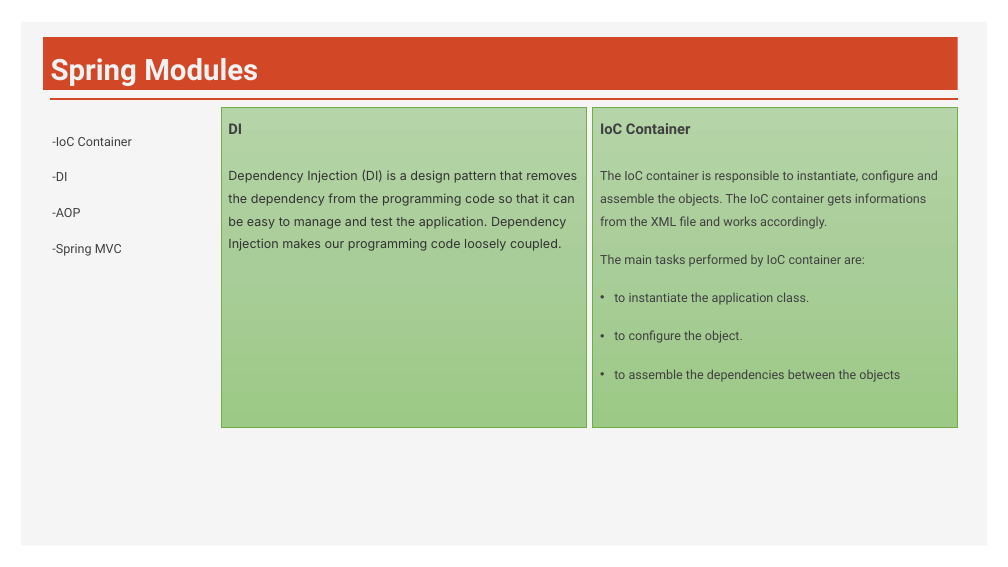
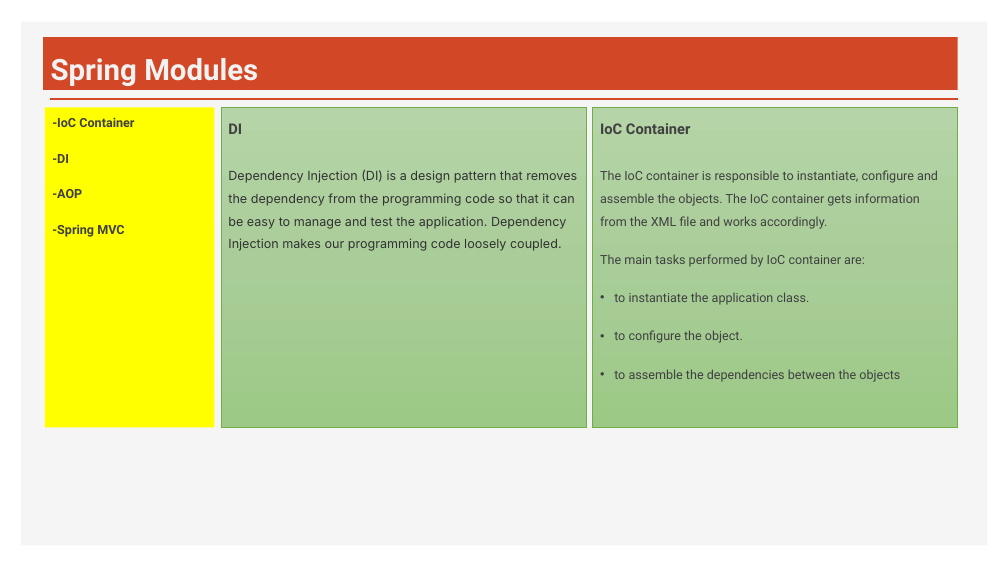
Before and after one commit to avishekBS/springFramework, a slide deck: slide 2 of Spring Framework.pptx. Drawn at 1008x567 pixels with LibreOffice and Linux fonts; fonts in the diff are those of the drawing. Boxes give left, top, right and bottom in pixels: in the first picture for what was removed or moved away, otherwise in the second. Text is boxed around its words. In the diff, an @@ line names an element or a change of style, - is before the commit and + after.

```diff
--- a/Spring Framework.pptx
+++ b/Spring Framework.pptx
@@ rectangle "-IoC Container": place and size @@
-rectangle "-IoC Container" at [52, 137, 132, 256]
+rectangle "-IoC Container" at [45, 107, 214, 427]
@@ rectangle "-IoC Container" at [45, 107, 214, 427]: bold on; fill none to #FFFF00 @@
@@ text at [600, 170, 938, 229]: text changed @@
-The IoC container is responsible to instantiate, configure and assemble the objects. The IoC container gets informations from the XML file and works accordingly.
+The IoC container is responsible to instantiate, configure and assemble the objects. The IoC container gets information from the XML file and works accordingly.
```
Also in this commit, not shown: 4 other slides changed, 1 slide added.
